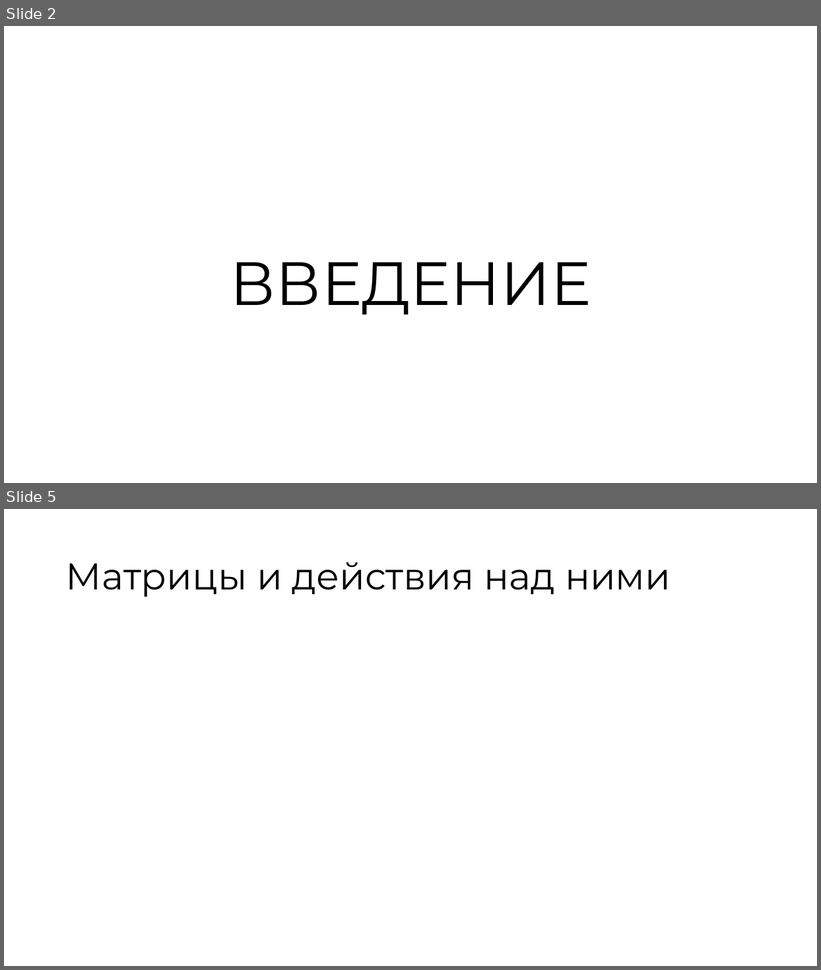
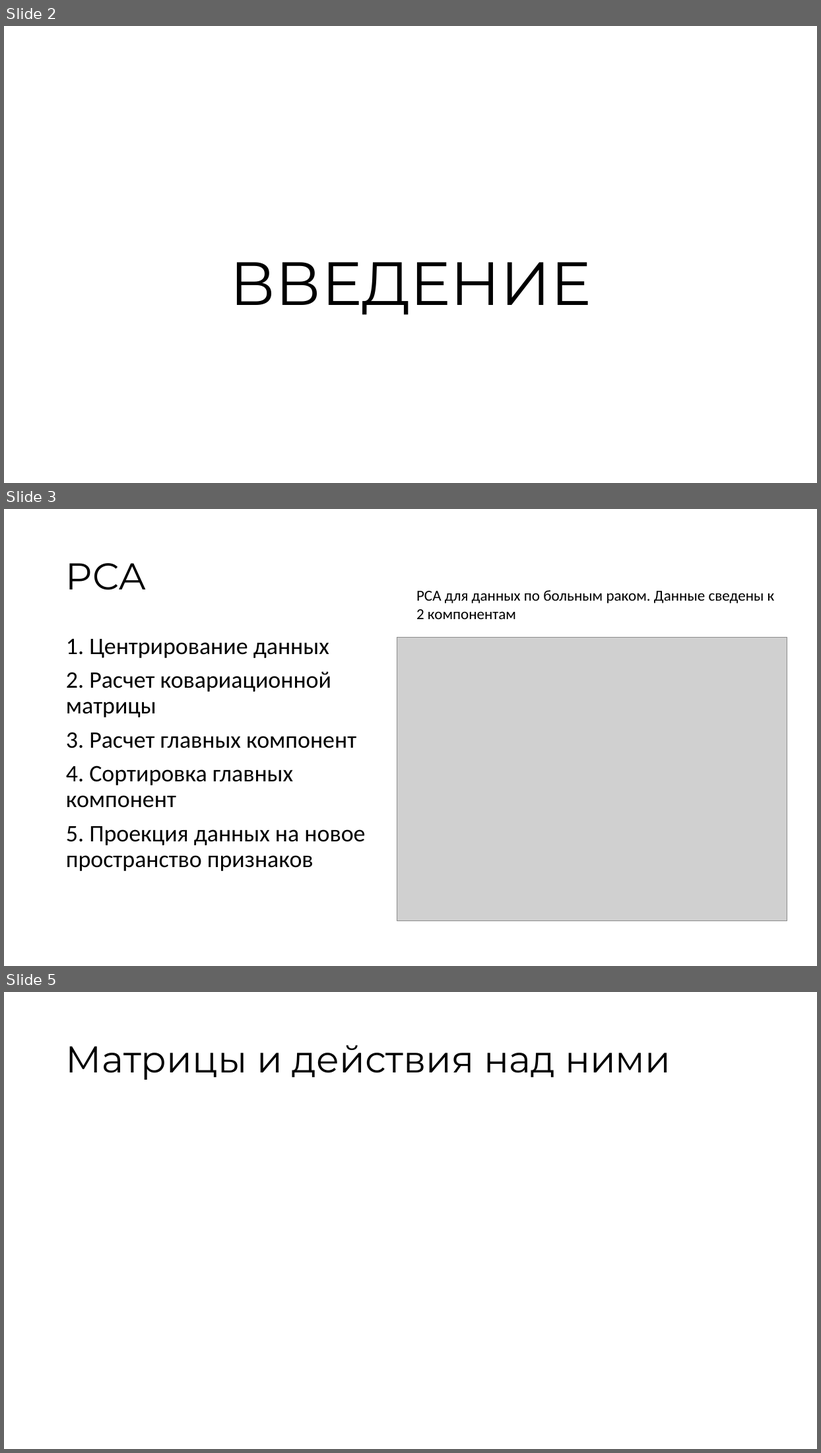
Before and after one commit to Zorinal/data-reduction, a slide deck: Методы редукции данных.pptx. Shown one above the other, each under a label of ours: slides 2 and 5 before the commit, slides 2, 3 and 5 after it; the slides between them are not shown. The pictures are 821x970 and 821x1453 pixels, drawn with LibreOffice and Linux fonts; fonts in the diff are those of the drawing; grey boxes stand for pictures; background and template pictures are left out. Boxes give left, top, right and bottom in pixels: in the first picture for what was removed or moved away, otherwise in the second. Text is boxed around its words. In the diff, an @@ line names an element or a change of style, - is before the commit and + after.

```diff
--- a/Методы редукции данных.pptx
+++ b/Методы редукции данных.pptx
@@ slide 3 added at box(4, 509, 817, 966), background picture (left out) @@
@@ title added at box(66, 563, 146, 590), 44 pt, text #000000 @@
+PCA
@@ text added at box(416, 590, 775, 619), 18 pt, text #000000 @@
+PCA для данных по больным раком. Данные сведены к 2 компонентам
@@ text added at box(66, 639, 365, 871), 28 pt, text #000000 @@
+1. Центрирование данных
+2. Расчет ковариационной матрицы
+3. Расчет главных компонент
+4. Сортировка главных компонент
+5. Проекция данных на новое пространство признаков
@@ picture added at box(397, 637, 787, 921) @@
```
Also in this commit, not shown: 1 slide changed, 1 slide removed.
